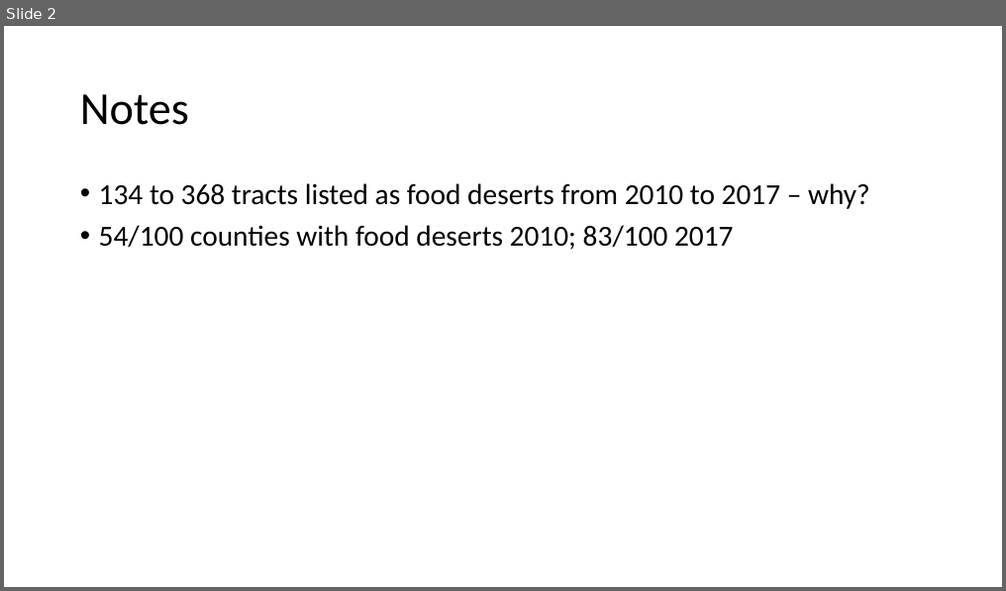
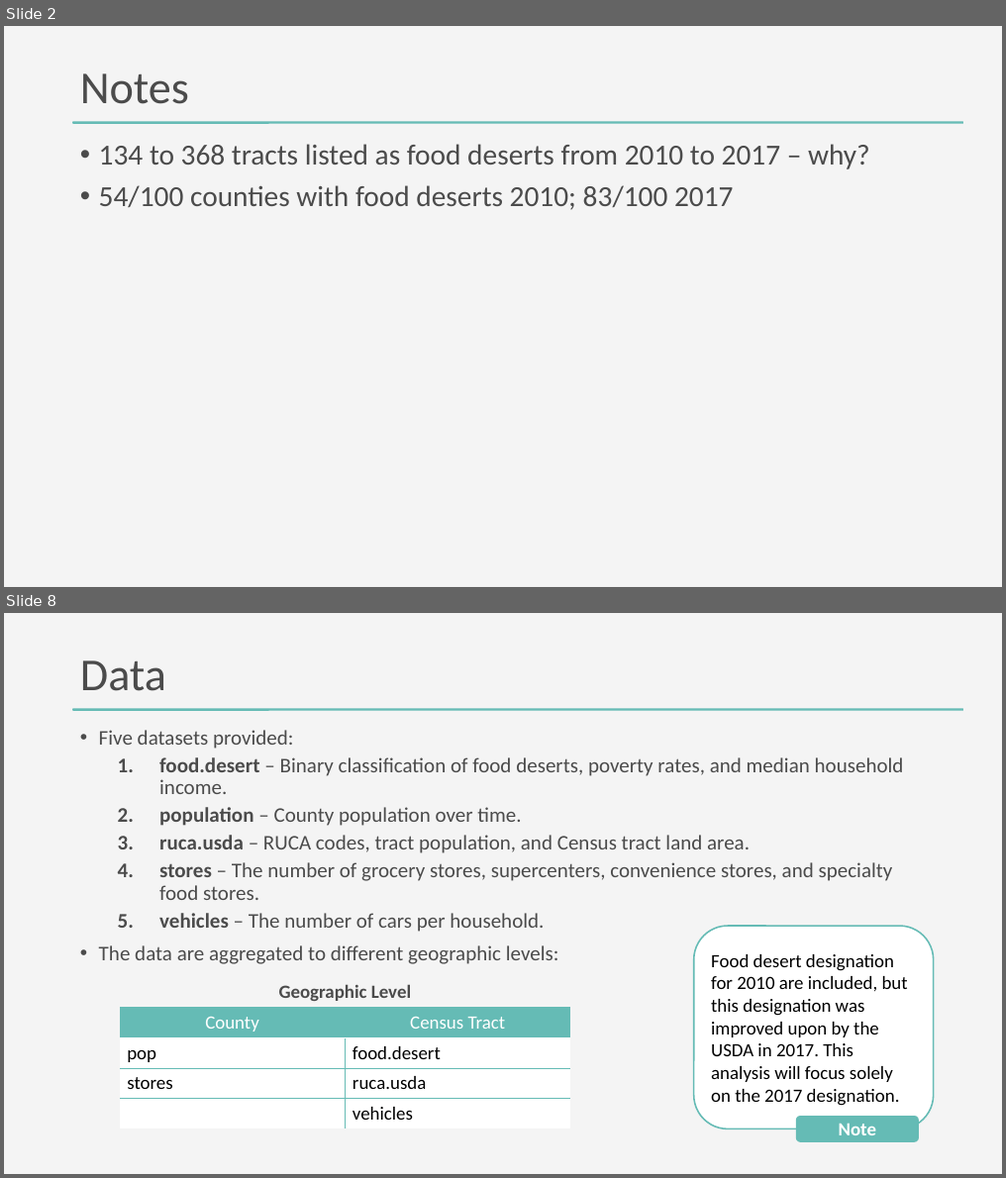
Before and after one commit to DanteHaywood/cfc_ds_screen, a slide deck: doc/2020_11_25_cfc_ds_technical_screen_haywood.pptx. Shown one above the other, each under a label of ours: slide 2 before the commit, slides 2 and 8 after it; the slides between them are not shown. The pictures are 1006x591 and 1006x1178 pixels, drawn with LibreOffice and Linux fonts; fonts in the diff are those of the drawing. Boxes give left, top, right and bottom in pixels: in the first picture for what was removed or moved away, otherwise in the second. Text is boxed around its words. In the diff, an @@ line names an element or a change of style, - is before the commit and + after.

```diff
--- a/doc/2020_11_25_cfc_ds_technical_screen_haywood.pptx
+++ b/doc/2020_11_25_cfc_ds_technical_screen_haywood.pptx
@@ slide 8 added at [4, 613, 1002, 1174], background #F4F4F4; not listed: 1 template element that a slide beside it also shows @@
@@ title added at [80, 661, 166, 691], 44 pt, text #4B4B4B @@
+Data
@@ text added at [99, 730, 904, 964], 20 pt, text #4B4B4B @@
+• Five datasets provided:
+  1. food.desert – Binary classification of food deserts, poverty rates, and median household income.
+  2. population – County population over time.
+  3. ruca.usda – RUCA codes, tract population, and Census tract land area.
+  4. stores – The number of grocery stores, supercenters, convenience stores, and specialty food stores.
+  5. vehicles – The number of cars per household.
+• The data are aggregated to different geographic levels:
@@ rounded rectangle added at [694, 926, 934, 1130], fill #FFFFFF, outline #65BBB5 1.5 pt, 18 pt, text #000000 @@
+Food desert designation for 2010 are included, but this designation was improved upon by the USDA in 2017. This analysis will focus solely on the 2017 designation.
@@ table added at [119, 977, 570, 1130], 5 rows, 2 columns @@
+Geographic Level | 
+County | Census Tract
+pop | food.desert
+stores | ruca.usda
+ | vehicles
@@ rounded rectangle added at [796, 1116, 919, 1143], fill #65BBB5, 18 pt, text #FFFFFF, bold @@
+Note
@@ slide 2 changed as well @@
@@ background #FFFFFF to #F4F4F4 @@
@@ title "Notes" at [80, 74, 189, 104]: text colour #000000 to #4B4B4B @@
@@ text "134 to 368 tracts listed ...": place and size @@
-text "134 to 368 tracts listed ..." at [99, 183, 870, 250]
+text "134 to 368 tracts listed ..." at [99, 144, 870, 210]
@@ text "134 to 368 tracts listed ..." at [99, 144, 870, 210]: text colour #000000 to #4B4B4B @@
@@ rounded rectangle added at [73, 122, 963, 124], fill #65BBB5 @@
```
Also in this commit, not shown: 1 other slide changed, 20 other slides added, 7 other files.
